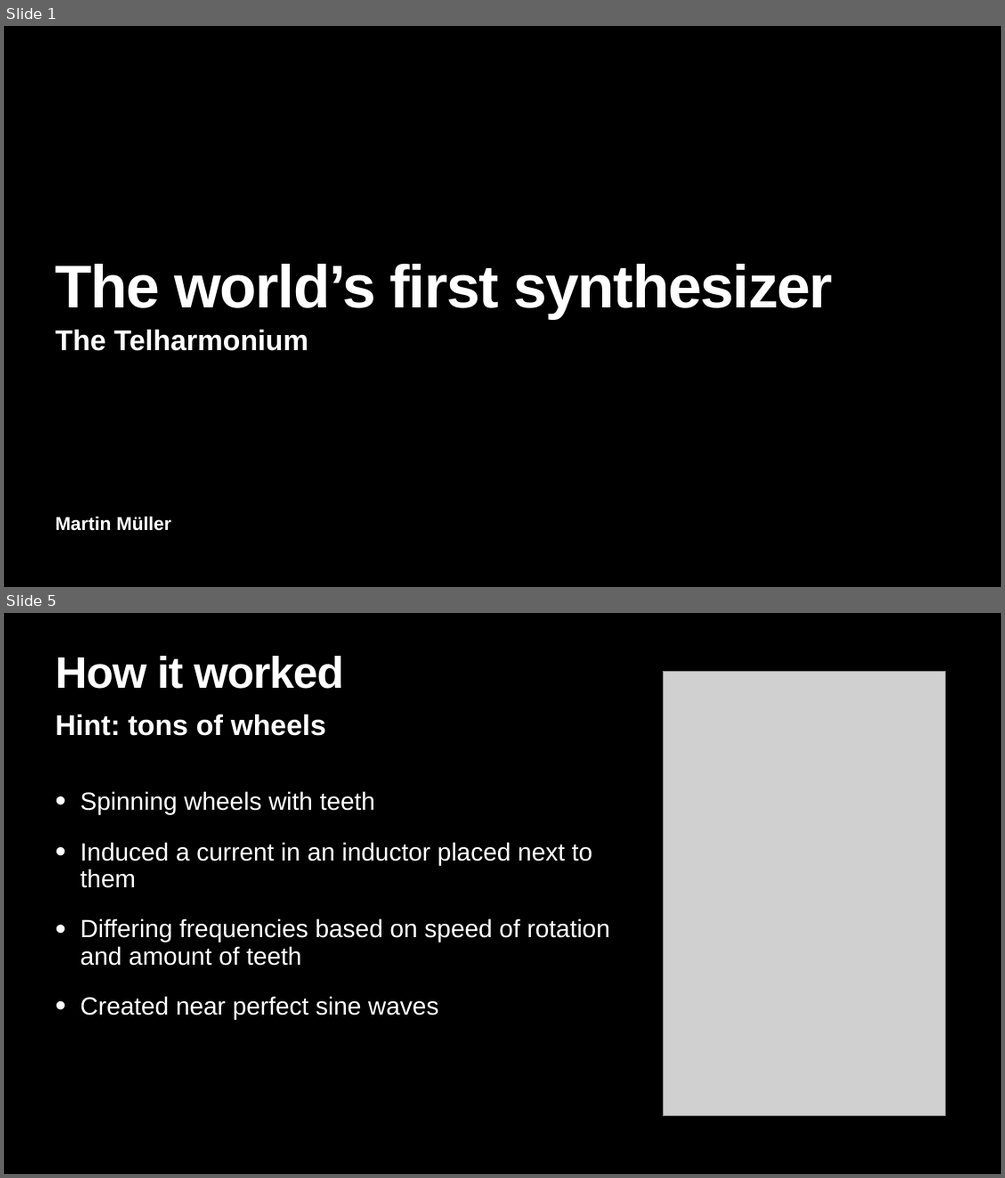
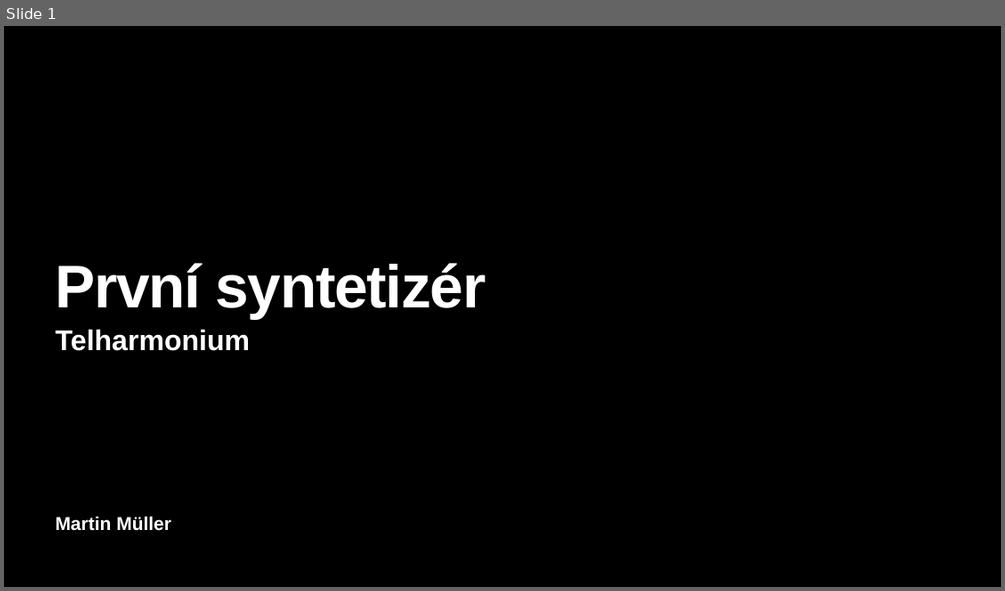
Before and after one commit to MikeOxlongfrfr/goethe, a slide deck: Telharmonium.pptx. Shown one above the other, each under a label of ours: slides 1 and 5 before the commit, slide 1 after it; the slides between them are not shown. The pictures are 1005x1178 and 1005x591 pixels, drawn with LibreOffice and Linux fonts; fonts in the diff are those of the drawing; grey boxes stand for pictures. Boxes give left, top, right and bottom in pixels: in the first picture for what was removed or moved away, otherwise in the second. Text is boxed around its words. In the diff, an @@ line names an element or a change of style, - is before the commit and + after.

```diff
--- a/Telharmonium.pptx
+++ b/Telharmonium.pptx
@@ slide 5 removed at <box>4,613,1001,1174</box>, background #000000 @@
@@ title removed at <box>56,656,344,689</box> @@
-How it worked
@@ picture removed at <box>663,672,945,1115</box> @@
@@ text removed at <box>56,714,326,736</box> @@
-Hint: tons of wheels
@@ text removed at <box>81,791,610,1019</box> @@
-• Spinning wheels with teeth
-• Induced a current in an inductor placed next to them
-• Differing frequencies based on speed of rotation and amount of teeth
-• Created near perfect sine waves
@@ slide 1 changed as well @@
@@ title at <box>56,263,486,319</box>: text changed @@
-The world’s first synthesizer
+První syntetizér
@@ subtitle at <box>56,329,250,351</box>: text changed @@
-The Telharmonium
+Telharmonium
```
Also in this commit, not shown: 1 other slide changed, 5 slides added, 4 other slides removed, 1 other file.
